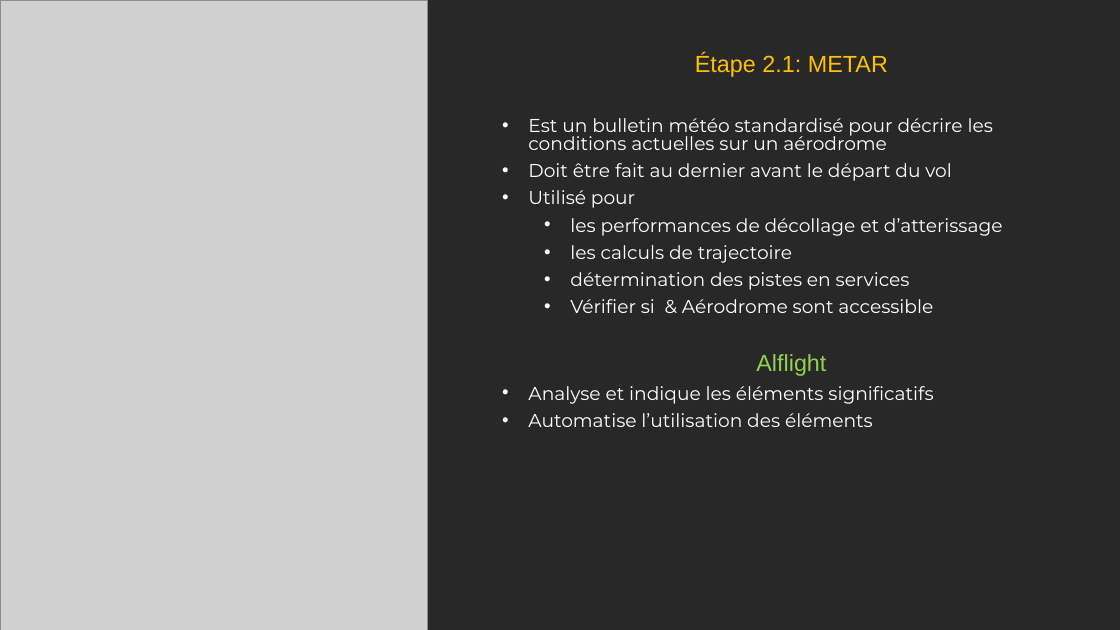
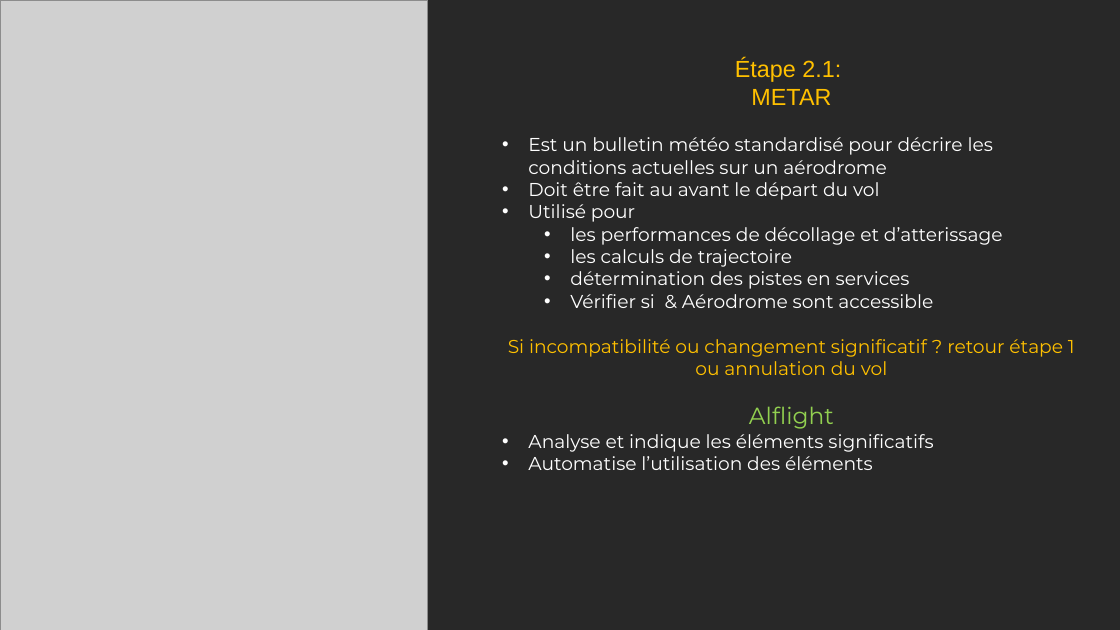
Before and after one commit to Ne0hermes/alflight, a slide deck: slide 8 of ALFlight_Presentation_Complete.pptx. Drawn at 1120x630 pixels with LibreOffice and Linux fonts; fonts in the diff are those of the drawing; grey boxes stand for pictures. Boxes give left, top, right and bottom in pixels: in the first picture for what was removed or moved away, otherwise in the second. Text is boxed around its words. In the diff, an @@ line names an element or a change of style, - is before the commit and + after.

```diff
--- a/ALFlight_Presentation_Complete.pptx
+++ b/ALFlight_Presentation_Complete.pptx
@@ text at (x1=735, y1=59, x2=841, y2=105): text changed @@
-Étape 2.1: METAR
+Étape 2.1:
+METAR
@@ text at (x1=528, y1=137, x2=1003, y2=470): font Arial to Montserrat in "Alflight"; line spacing 0.8 to 1; less space between paragraphs @@
@@ text at (x1=528, y1=182, x2=879, y2=200): text changed @@
-• Doit être fait au dernier avant le départ du vol
+• Doit être fait au avant le départ du vol
@@ text at (x1=508, y1=339, x2=1075, y2=375): paragraph added @@
+Si incompatibilité ou changement significatif ? retour étape 1 ou annulation du vol
```
Also in this commit, not shown: 16 other slides changed, 10 slides added, 17 slides removed, 6 other files.
